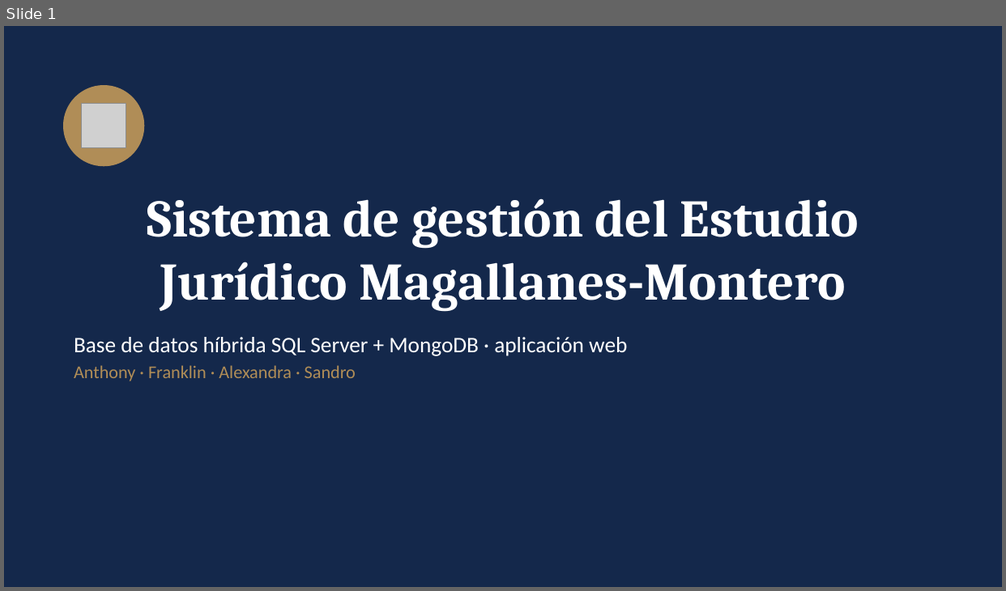
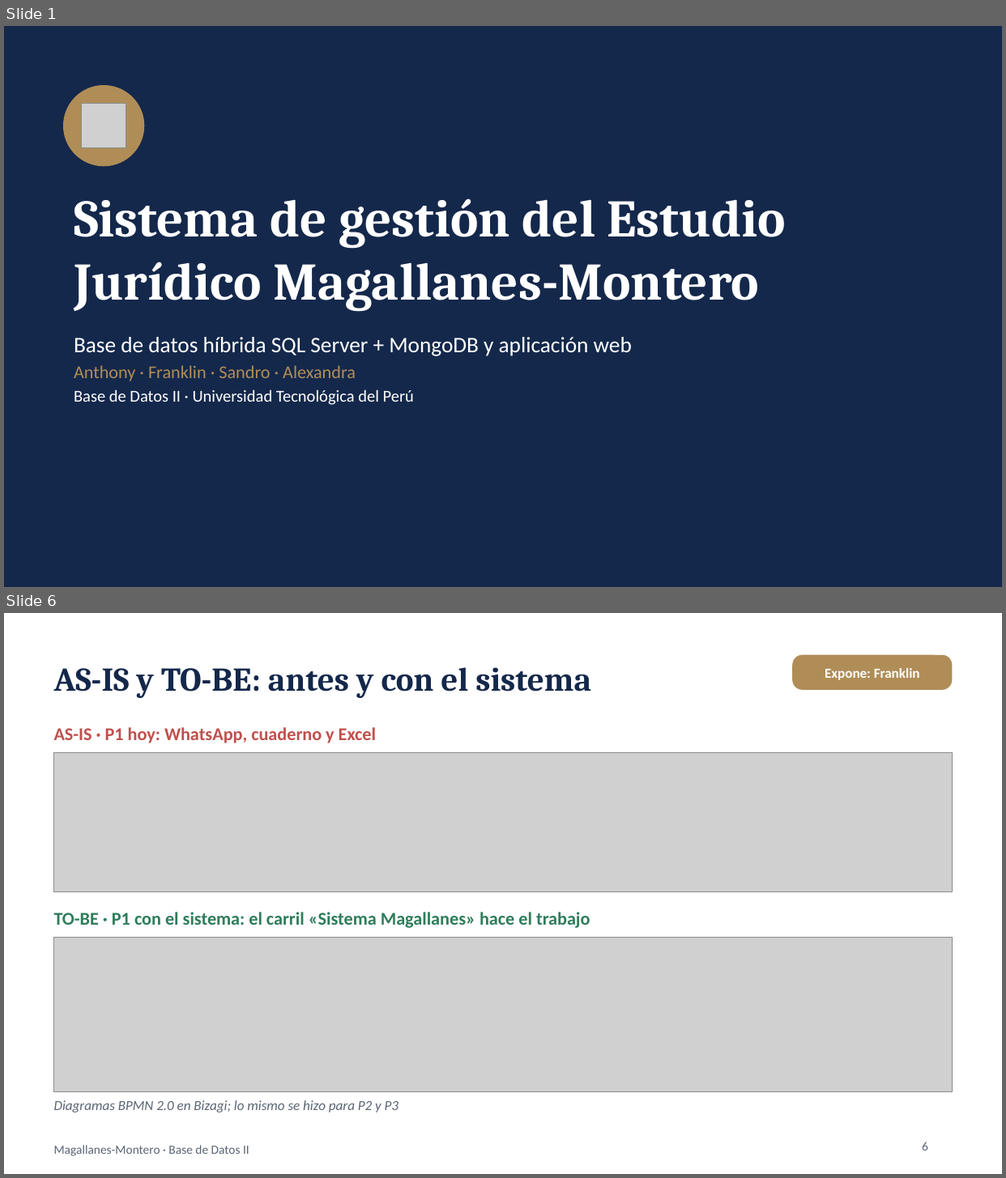
Before and after one commit to alexandra585/Proyecto_Estudio_Juridico, a slide deck: 4_Informe/Presentacion_Sustentacion_Magallanes_Montero.pptx. Shown one above the other, each under a label of ours: slide 1 before the commit, slides 1 and 6 after it; the slides between them are not shown. The pictures are 1006x591 and 1006x1178 pixels, drawn with LibreOffice and Linux fonts; fonts in the diff are those of the drawing; grey boxes stand for pictures. Boxes give left, top, right and bottom in pixels: in the first picture for what was removed or moved away, otherwise in the second. Text is boxed around its words. In the diff, an @@ line names an element or a change of style, - is before the commit and + after.

```diff
--- a/4_Informe/Presentacion_Sustentacion_Magallanes_Montero.pptx
+++ b/4_Informe/Presentacion_Sustentacion_Magallanes_Montero.pptx
@@ slide 6 added at bbox=[4, 613, 1002, 1174], background #FFFFFF @@
@@ rounded rectangle added at bbox=[792, 655, 952, 690], fill #B08D57, 10 pt, text #FFFFFF, bold @@
+Expone: Franklin
@@ title added at bbox=[54, 667, 591, 698], 24 pt, text #14284B, bold @@
+AS-IS y TO-BE: antes y con el sistema
@@ text added at bbox=[54, 727, 376, 743], 13 pt, text #C0504D, bold @@
+AS-IS · P1 hoy: WhatsApp, cuaderno y Excel
@@ picture added at bbox=[54, 752, 952, 892] @@
@@ text added at bbox=[54, 912, 590, 928], 13 pt, text #2E7D5B, bold @@
+TO-BE · P1 con el sistema: el carril «Sistema Magallanes» hace el trabajo
@@ picture added at bbox=[54, 937, 952, 1092] @@
@@ text added at bbox=[54, 1101, 398, 1113], 10 pt, text #5B6575, italic @@
+Diagramas BPMN 2.0 en Bizagi; lo mismo se hizo para P2 y P3
@@ text added at bbox=[54, 1145, 249, 1157], 9 pt, text #5B6575 @@
+Magallanes-Montero · Base de Datos II
@@ page number added at bbox=[922, 1142, 928, 1151], 9 pt, text #5B6575 @@
+6
@@ slide 1 changed as well @@
@@ title "Sistema de gestión del Estudio ..." at bbox=[74, 199, 786, 312]: alignment centre to left @@
@@ text at bbox=[74, 337, 632, 405]: text changed @@
-Base de datos híbrida SQL Server + MongoDB · aplicación web
-Anthony · Franklin · Alexandra · Sandro
+Base de datos híbrida SQL Server + MongoDB y aplicación web
+Anthony · Franklin · Sandro · Alexandra
+Base de Datos II · Universidad Tecnológica del Perú
```
Also in this commit, not shown: 5 other slides changed, 12 other slides added, 9 slides removed, 1 other file.
